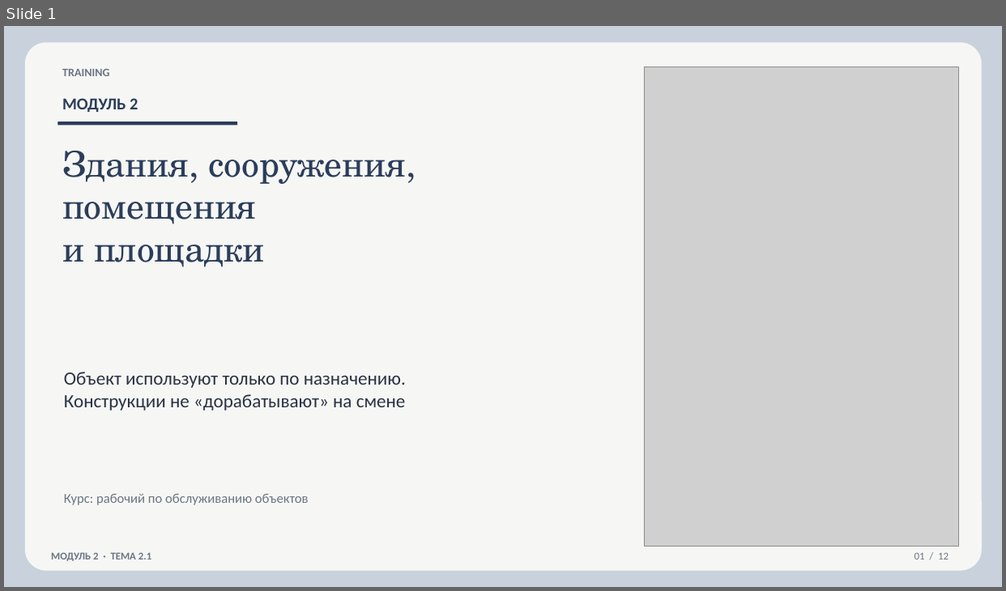
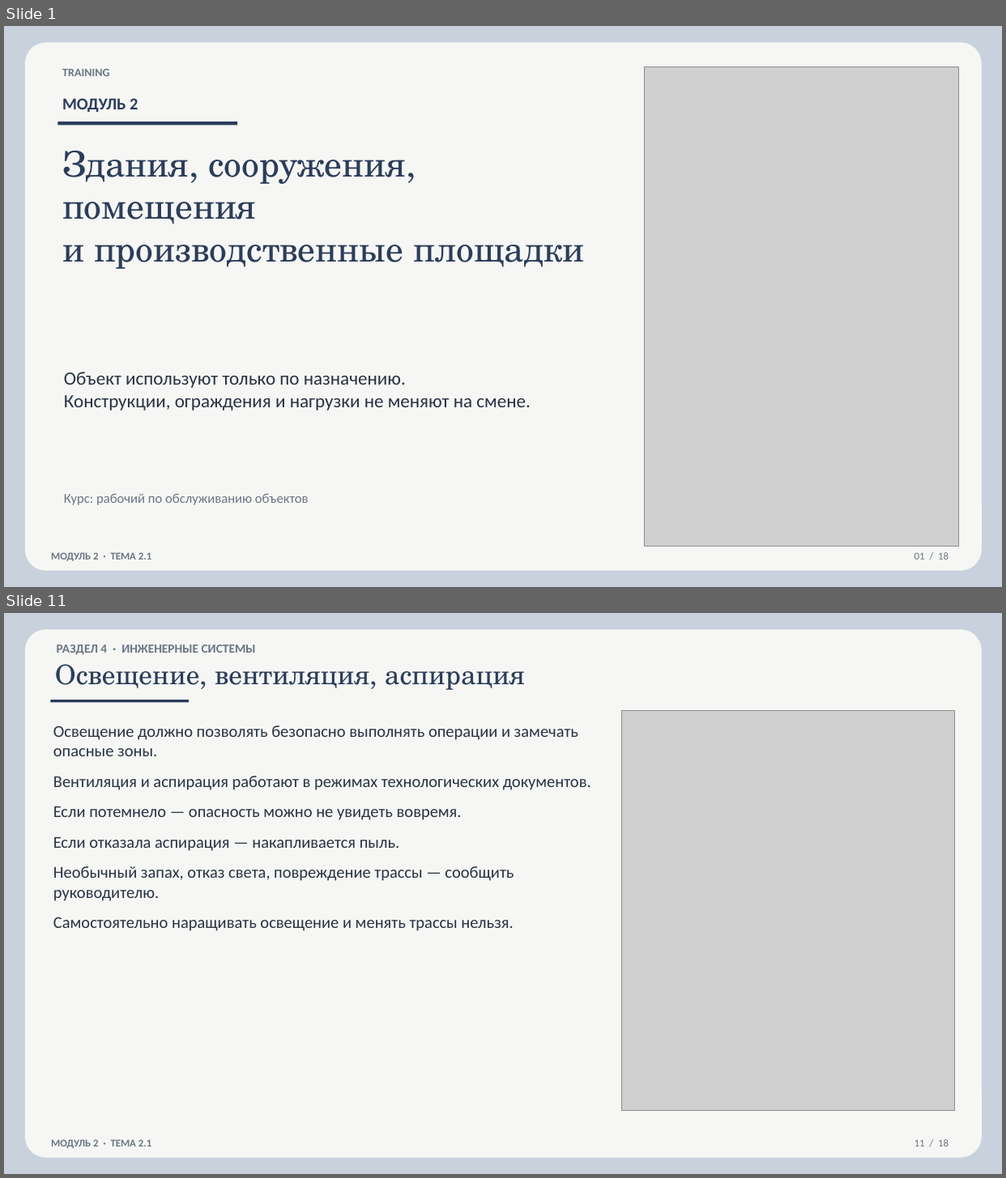
Before and after one commit to lysakalenushka-hash/-, a slide deck: 2.1_Здания_сооружения_площадки.pptx. Shown one above the other, each under a label of ours: slide 1 before the commit, slides 1 and 11 after it; the slides between them are not shown. The pictures are 1006x591 and 1006x1178 pixels, drawn with LibreOffice and Linux fonts; fonts in the diff are those of the drawing; grey boxes stand for pictures. Boxes give left, top, right and bottom in pixels: in the first picture for what was removed or moved away, otherwise in the second. Text is boxed around its words. In the diff, an @@ line names an element or a change of style, - is before the commit and + after.

```diff
--- a/2.1_Здания_сооружения_площадки.pptx
+++ b/2.1_Здания_сооружения_площадки.pptx
@@ slide 11 added at bbox=[4, 613, 1002, 1174], background #FFFFFF @@
@@ rectangle added at bbox=[4, 613, 1002, 1174], fill #C9D2DC @@
@@ rounded rectangle added at bbox=[25, 629, 982, 1158], fill #F6F7F4 @@
@@ text added at bbox=[57, 645, 256, 655], 12 pt, text #6B7584, bold @@
+РАЗДЕЛ 4 · ИНЖЕНЕРНЫЕ СИСТЕМЫ
@@ text added at bbox=[55, 664, 525, 690], 26 pt, text #2C3D5B @@
+Освещение, вентиляция, аспирация
@@ rectangle added at bbox=[50, 700, 189, 703], fill #2C3D5B @@
@@ text added at bbox=[53, 726, 591, 931], 16 pt, text #2A3344 @@
+Освещение должно позволять безопасно выполнять операции и замечать опасные зоны.
+Вентиляция и аспирация работают в режимах технологических документов.
+Если потемнело — опасность можно не увидеть вовремя.
+Если отказала аспирация — накапливается пыль.
+Необычный запах, отказ света, повреждение трассы — сообщить руководителю.
+Самостоятельно наращивать освещение и менять трассы нельзя.
@@ picture added at bbox=[621, 710, 955, 1111] @@
@@ text added at bbox=[51, 1139, 151, 1148], 10 pt, text #6B7584, bold @@
+МОДУЛЬ 2 · ТЕМА 2.1
@@ text added at bbox=[914, 1139, 948, 1147], 10 pt, text #6B7584 @@
+11 / 18
@@ slide 1 changed as well @@
@@ text at bbox=[62, 151, 584, 269]: text changed @@
-Здания, сооружения,
-помещения
-и площадки
+Здания, сооружения,
+помещения
+и производственные площадки
@@ text at bbox=[64, 372, 530, 411]: text changed @@
-Объект используют только по назначению.
-Конструкции не «дорабатывают» на смене
+Объект используют только по назначению.
+Конструкции, ограждения и нагрузки не меняют на смене.
@@ text at bbox=[914, 552, 948, 560]: text changed @@
-01 / 12
+01 / 18
```
Also in this commit, not shown: 4 other slides changed, 12 other slides added, 7 slides removed, 11 other files.
